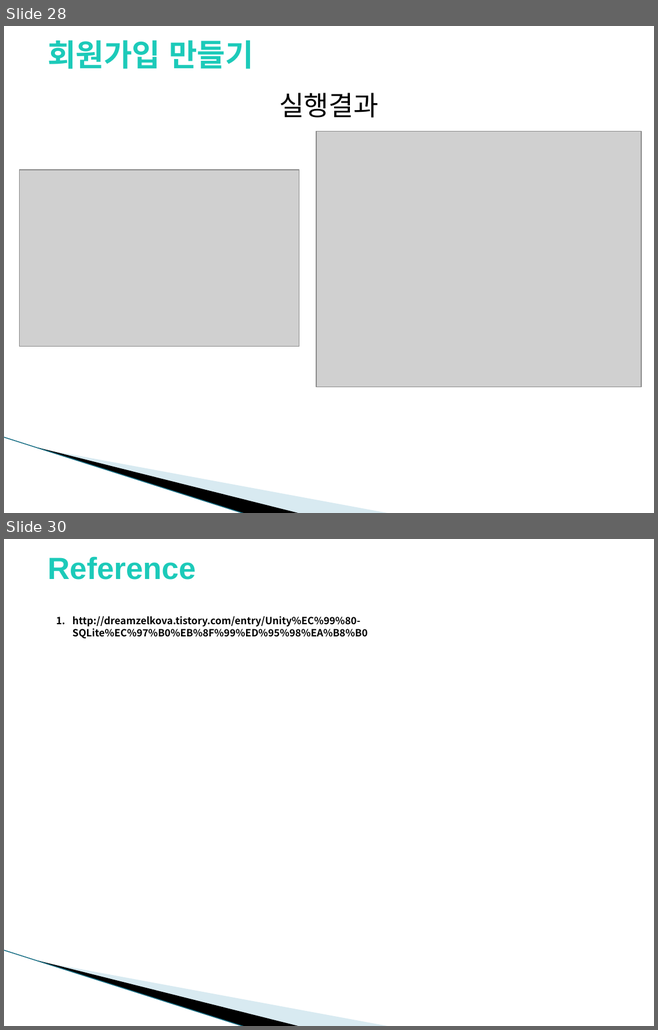
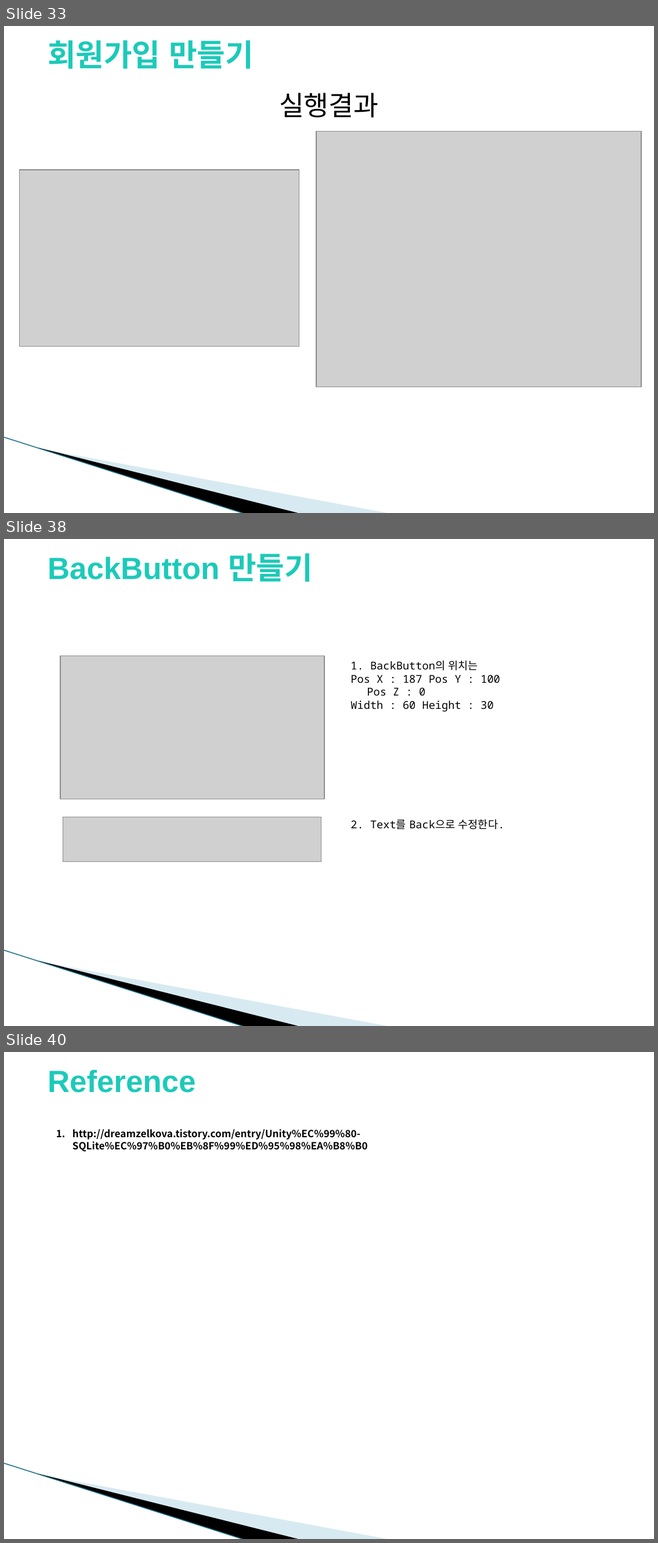
Before and after one commit to YounSJ/Unity_SQLite, a slide deck: Unity_SQLite.pptx. Shown one above the other, each under a label of ours: slides 28 and 30 before the commit, slides 33, 38 and 40 after it; the slides between them are not shown. The pictures are 658x1030 and 658x1543 pixels, drawn with LibreOffice and Linux fonts; fonts in the diff are those of the drawing; grey boxes stand for pictures; background and template pictures are left out. Boxes give left, top, right and bottom in pixels: in the first picture for what was removed or moved away, otherwise in the second. Text is boxed around its words. In the diff, an @@ line names an element or a change of style, - is before the commit and + after.

```diff
--- a/Unity_SQLite.pptx
+++ b/Unity_SQLite.pptx
@@ slide 38 added at (4,539,654,1026), background picture (left out); not listed: 3 template elements that a slide beside it also shows @@
@@ text added at (48,553,313,582), 34 pt, text #1CCAB9, bold @@
+BackButton 만들기
@@ picture added at (60,656,324,799) @@
@@ text added at (350,660,500,710), 12 pt, text #000000 @@
+1. BackButton의 위치는
+Pos X : 187 Pos Y : 100 Pos Z : 0
+Width : 60 Height : 30
@@ picture added at (63,817,322,862) @@
@@ text added at (350,819,505,830), 12 pt, text #000000 @@
+2. Text를 Back으로 수정한다.
@@ what was slide 28 is now slide 33 @@
@@ what was slide 30 is now slide 40 @@
```
Also in this commit, not shown: 10 slides changed, 9 other slides added, 1 other file.
